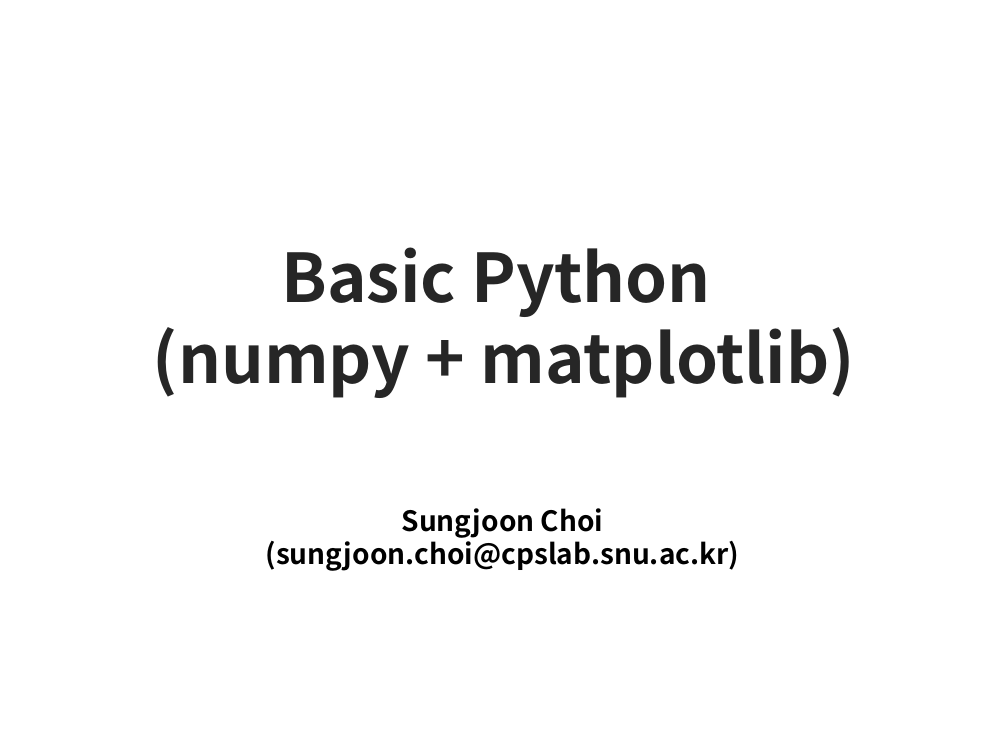
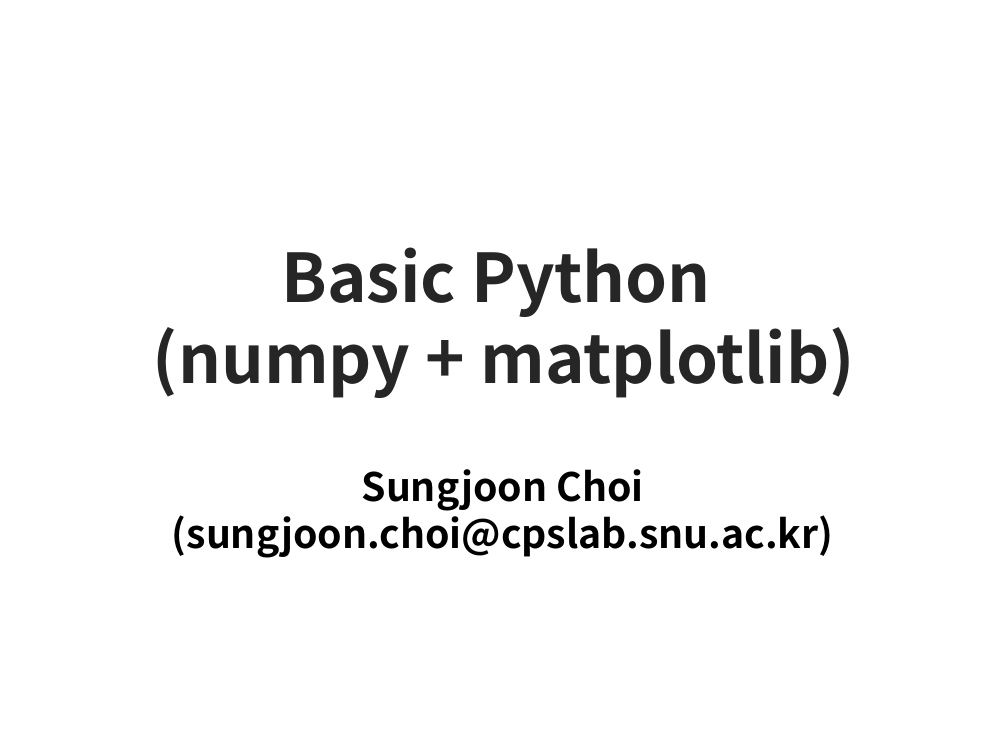
Before and after one commit to sjchoi86/dl-workshop, a slide deck: slide 1 of presentations/1_Python101_(basic_pyhton).pptx. Drawn at 1008x756 pixels with LibreOffice and Linux fonts; fonts in the diff are those of the drawing. Boxes give left, top, right and bottom in pixels: in the first picture for what was removed or moved away, otherwise in the second. Text is boxed around its words. In the diff, an @@ line names an element or a change of style, - is before the commit and + after.

Commit message:
ppt modified

```diff
--- a/presentations/1_Python101_(basic_pyhton).pptx
+++ b/presentations/1_Python101_(basic_pyhton).pptx
@@ text "Sungjoon Choi": place and size @@
-text "Sungjoon Choi" at [266,508,740,571]
+text "Sungjoon Choi" at [172,469,834,558]
@@ text "Sungjoon Choi" at [172,469,834,558]: size 20 to 28 pt @@
```
Also in this commit, not shown: 2 other files.
